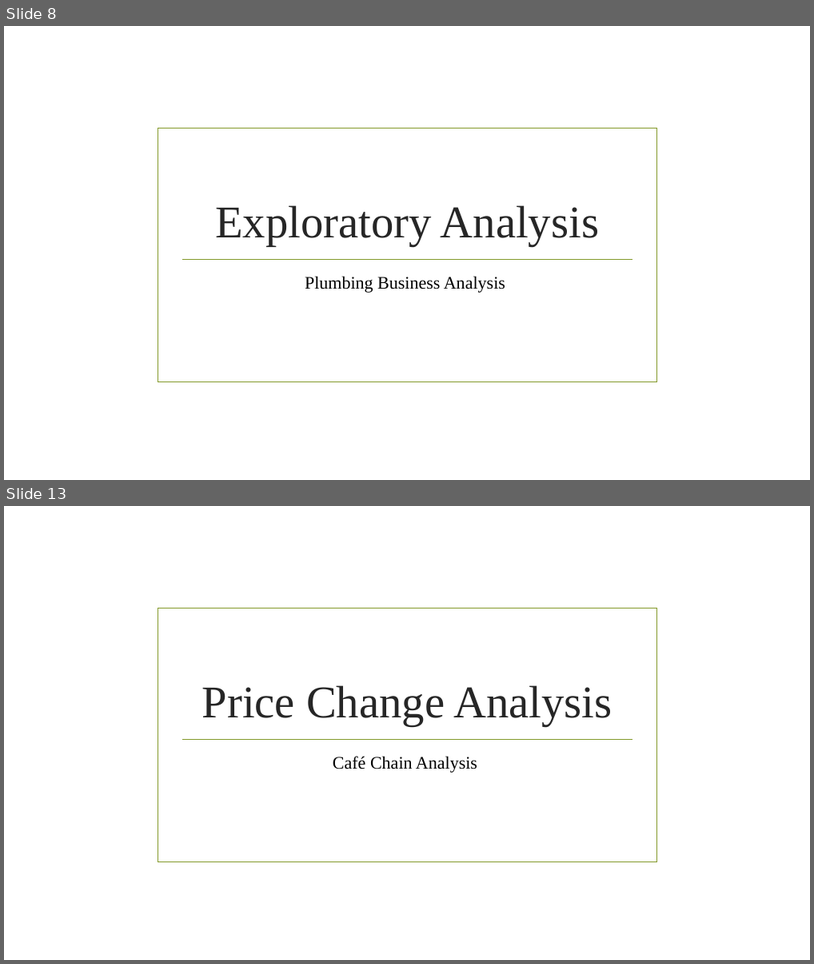
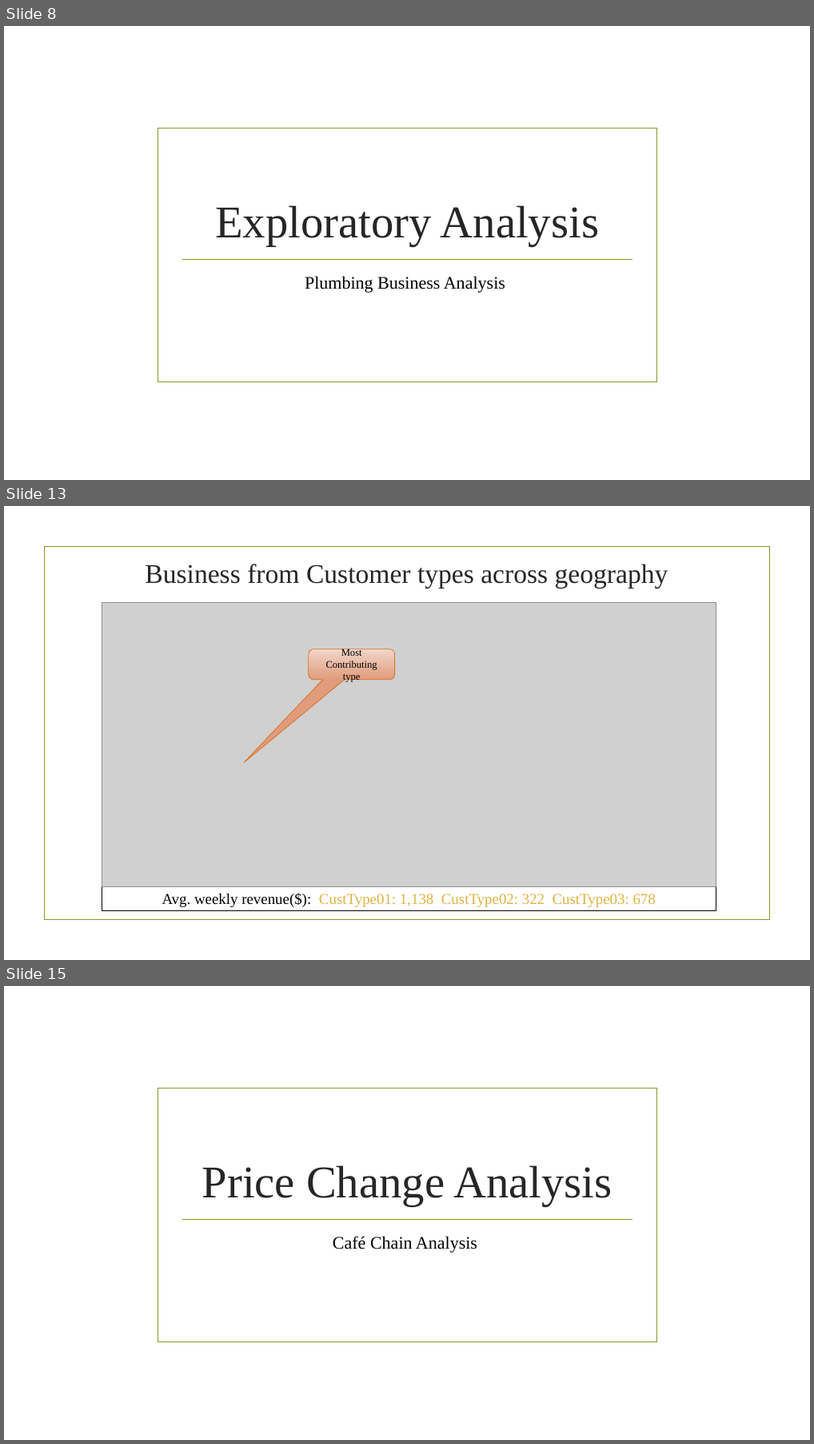
Before and after one commit to bhavsar-dushyant/Target-Marketing-and-Demand-forecasting-Live-data-, a slide deck: Plumbing Business Analysis.pptx. Shown one above the other, each under a label of ours: slides 8 and 13 before the commit, slides 8, 13 and 15 after it; the slides between them are not shown. The pictures are 814x964 and 814x1444 pixels, drawn with LibreOffice and Linux fonts; fonts in the diff are those of the drawing; grey boxes stand for pictures; background and template pictures are left out. Boxes give left, top, right and bottom in pixels: in the first picture for what was removed or moved away, otherwise in the second. Text is boxed around its words. In the diff, an @@ line names an element or a change of style, - is before the commit and + after.

```diff
--- a/Plumbing Business Analysis.pptx
+++ b/Plumbing Business Analysis.pptx
@@ slide 13 added at <box>4,506,810,960</box>, background picture (left out) @@
@@ rectangle added at <box>44,547,770,920</box>, outline #83992A 1.25 pt @@
@@ title added at <box>145,564,669,588</box>, 32 pt, text #262626 @@
+Business from Customer types across geography
@@ picture added at <box>102,602,717,886</box> @@
@@ rounded speech box added at <box>309,648,395,679</box>, fill gradient #F2D7CD to #E09C7C, outline #D97828 0.75 pt, 12 pt, text #000000 @@
+Most Contributing type
@@ rectangle added at <box>102,886,717,910</box>, fill #FFFFFF, outline #000000 1.25 pt, 18 pt, text #DEB340 @@
+Avg. weekly revenue($): CustType01: 1,138 CustType02: 322 CustType03: 678
@@ what was slide 13 is now slide 15 @@
```
Also in this commit, not shown: 4 slides changed, 3 other slides added, 2 slides removed.
